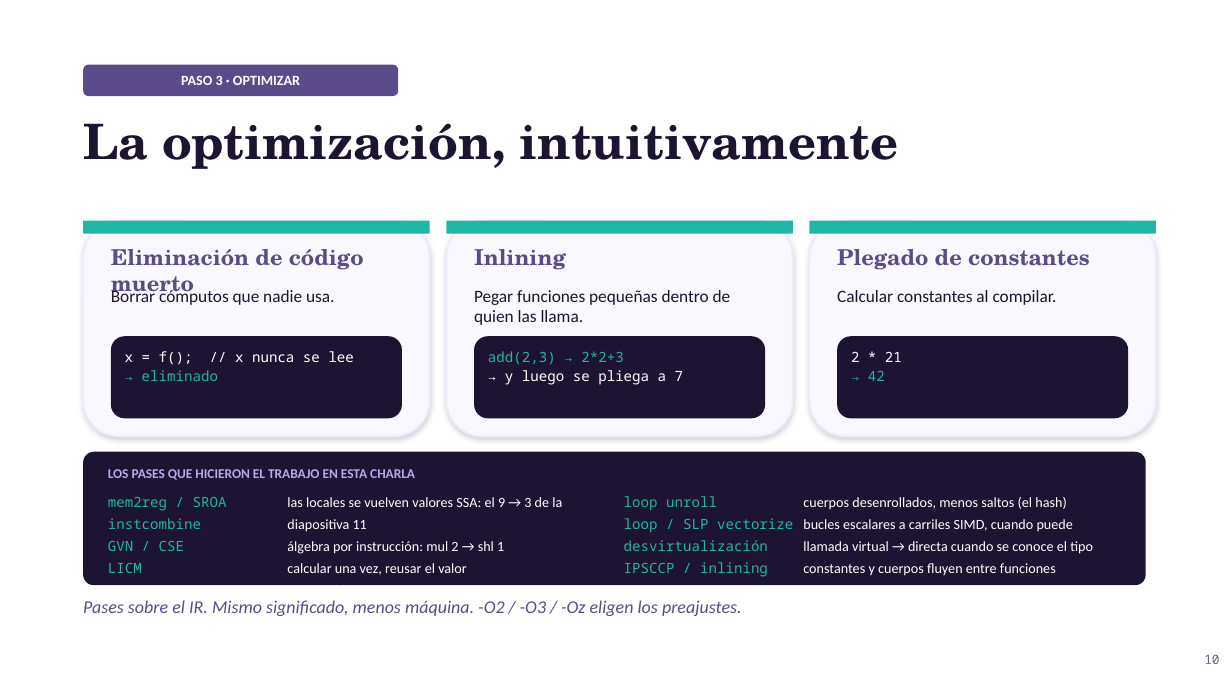
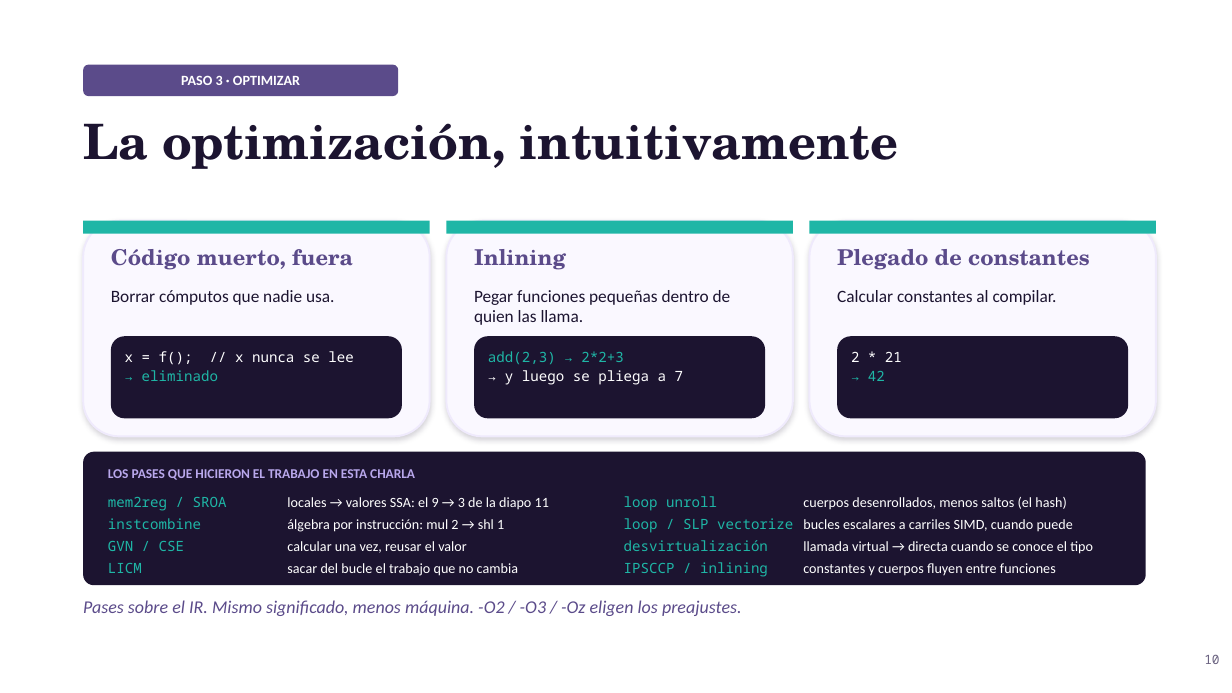
Before and after one commit to kevinwkt/from-cpp-to-the-browser, a slide deck: slide 10 of slides/From-Cpp-to-the-Browser-JSConfMX-2026-ES.pptx. Drawn at 1232x693 pixels with LibreOffice and Linux fonts; fonts in the diff are those of the drawing. Boxes give left, top, right and bottom in pixels: in the first picture for what was removed or moved away, otherwise in the second. Text is boxed around its words. In the diff, an @@ line names an element or a change of style, - is before the commit and + after.

Commit message:
slides: Spanish deck, no overlapping text
Four headings and one gloss shortened where the longer Spanish wrapped
into the line below (slides 2 and 10); every page checked for overlapping
text lines.

```diff
--- a/slides/From-Cpp-to-the-Browser-JSConfMX-2026-ES.pptx
+++ b/slides/From-Cpp-to-the-Browser-JSConfMX-2026-ES.pptx
@@ text at [111, 249, 353, 270]: text changed @@
-Eliminación de código muerto
+Código muerto, fuera
@@ text at [287, 497, 549, 510]: text changed @@
-las locales se vuelven valores SSA: el 9 → 3 de la diapositiva 11
+locales → valores SSA: el 9 → 3 de la diapo 11
```
Also in this commit, not shown: 1 other slide changed, 1 other file.
